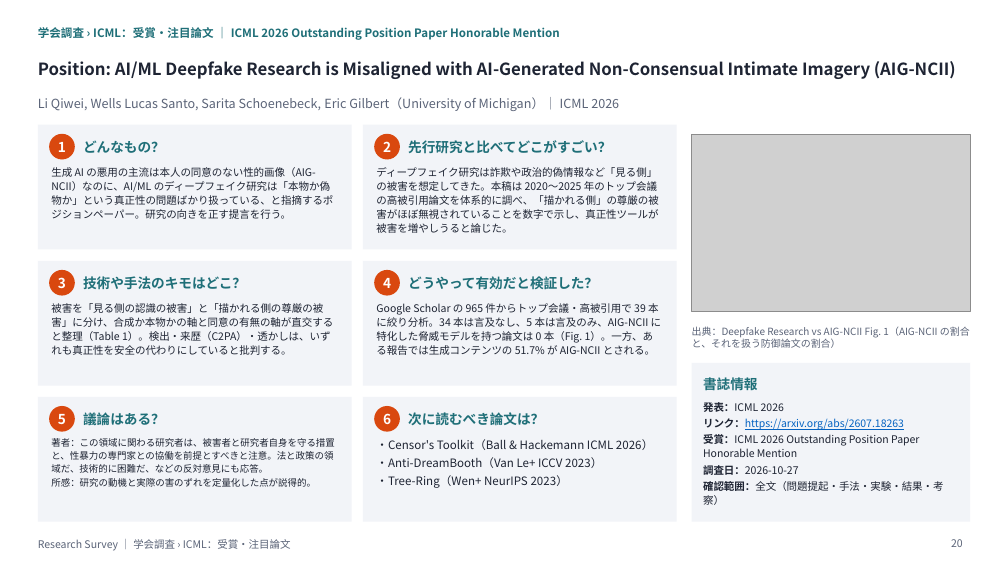
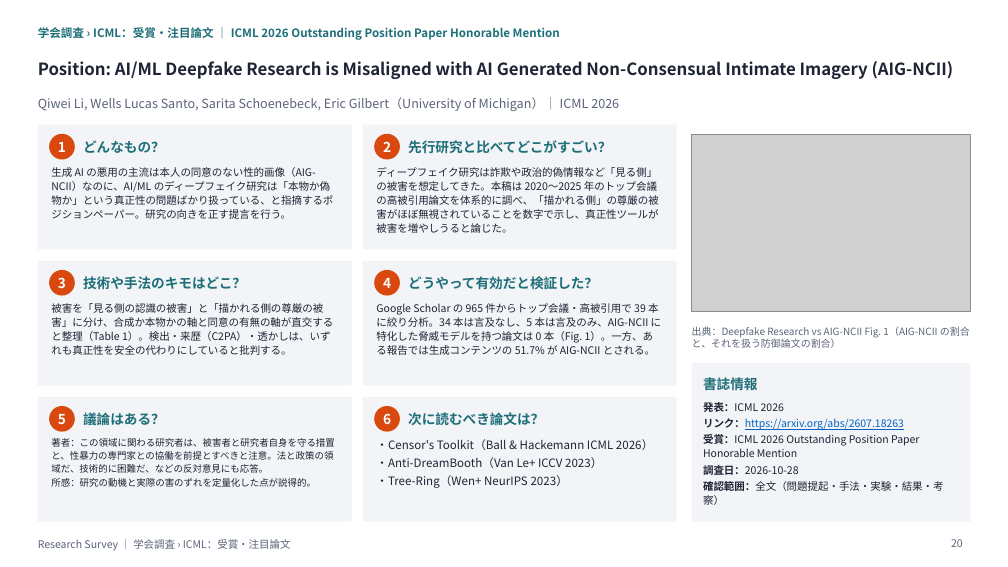
Before and after one commit to create-alt/researches, a slide deck: slide 20 of icml/icml.pptx. Drawn at 1008x567 pixels with LibreOffice and Linux fonts; fonts in the diff are those of the drawing; grey boxes stand for pictures. Boxes give left, top, right and bottom in pixels: in the first picture for what was removed or moved away, otherwise in the second. Text is boxed around its words. In the diff, an @@ line names an element or a change of style, - is before the commit and + after.

```diff
--- a/icml/icml.pptx
+++ b/icml/icml.pptx
@@ text at bbox=[38, 61, 954, 79]: text changed @@
-Position: AI/ML Deepfake Research is Misaligned with AI-Generated Non-Consensual Intimate Imagery (AIG-NCII)
+Position: AI/ML Deepfake Research is Misaligned with AI Generated Non-Consensual Intimate Imagery (AIG-NCII)
@@ text at bbox=[38, 97, 619, 111]: text changed @@
-Li Qiwei, Wells Lucas Santo, Sarita Schoenebeck, Eric Gilbert（University of Michigan）｜ ICML 2026
+Qiwei Li, Wells Lucas Santo, Sarita Schoenebeck, Eric Gilbert（University of Michigan）｜ ICML 2026
@@ text at bbox=[703, 465, 799, 475]: text changed @@
-調査日：2026-10-27
+調査日：2026-10-28
```
Also in this commit, not shown: 14 other slides changed, 8 slides added, 27 other files.
